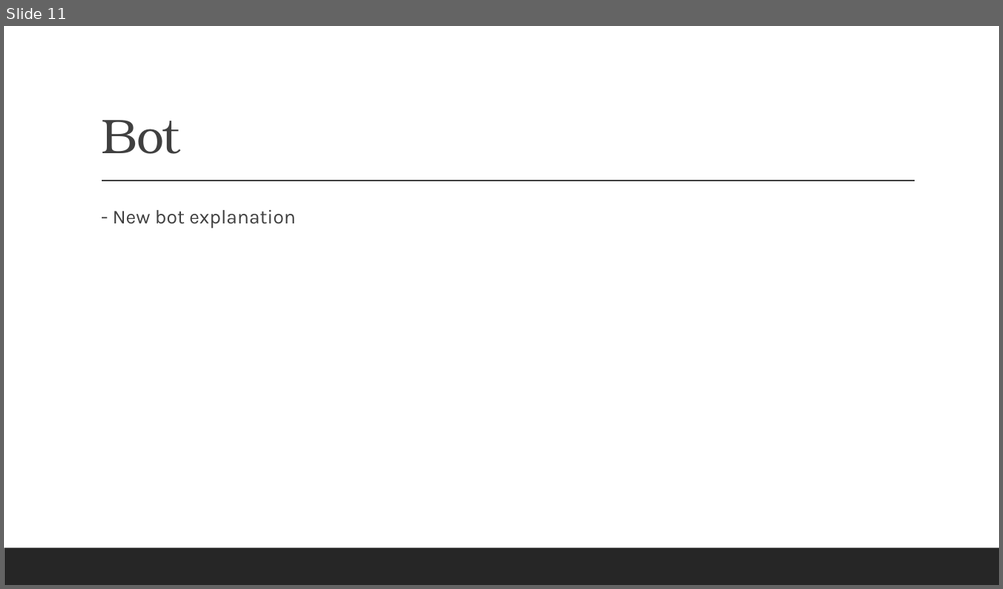
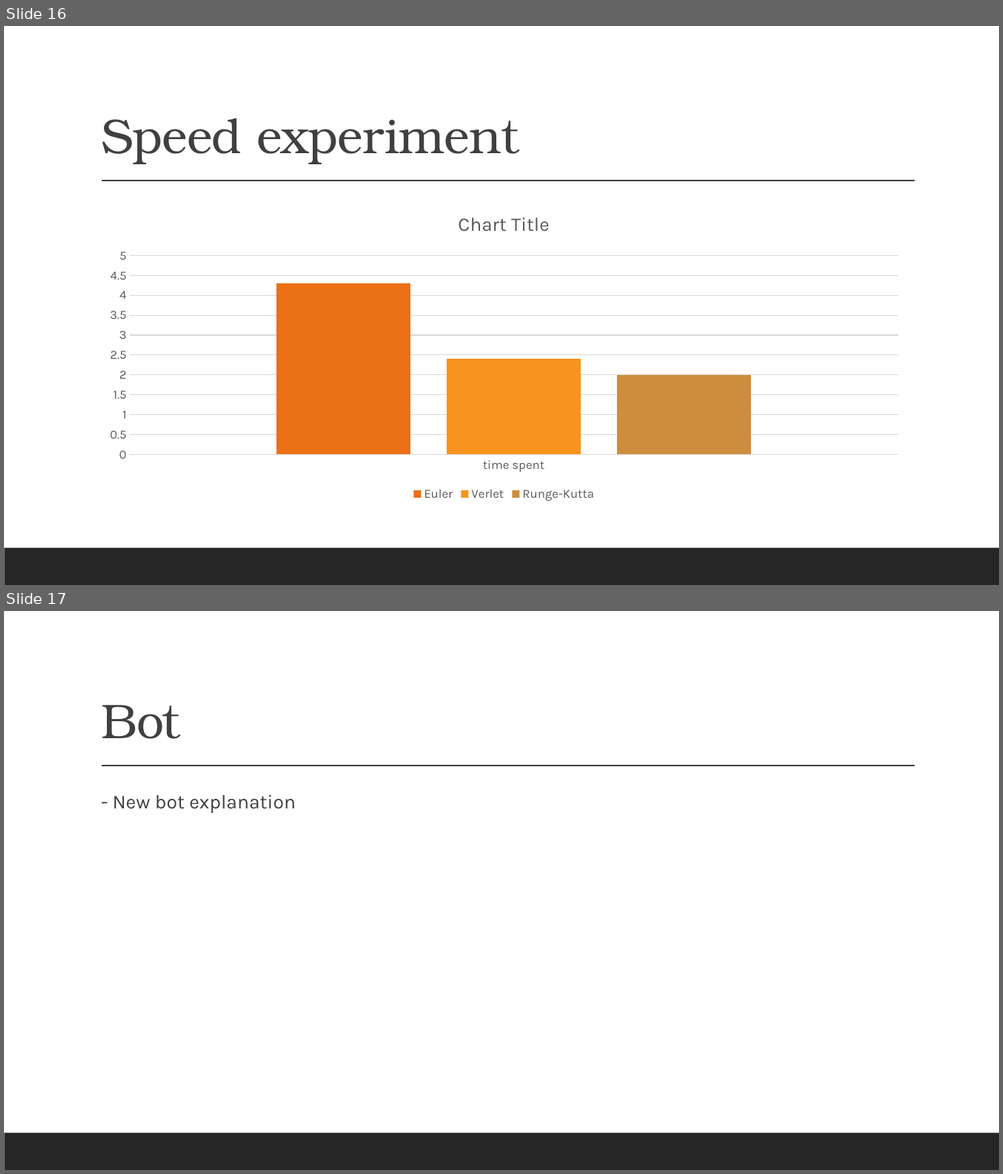
Before and after one commit to renesteeman/Project1-2_Group4, a slide deck: 04-PresentationThirdPhase.pptx. Shown one above the other, each under a label of ours: slide 11 before the commit, slides 16 and 17 after it. The pictures are 1003x589 and 1003x1174 pixels, drawn with LibreOffice and Linux fonts; fonts in the diff are those of the drawing. Boxes give left, top, right and bottom in pixels: in the first picture for what was removed or moved away, otherwise in the second. Text is boxed around its words. In the diff, an @@ line names an element or a change of style, - is before the commit and + after.

```diff
--- a/04-PresentationThirdPhase.pptx
+++ b/04-PresentationThirdPhase.pptx
@@ slide 16 added at box(4, 26, 999, 585), background #FFFFFF; not listed: 2 template elements that a slide beside it also shows @@
@@ title added at box(101, 118, 519, 164), 47 pt, text #404040 @@
+Speed experiment
@@ column chart added at box(94, 198, 914, 505) @@
+categories: time spent
+Euler: 4.3
+Verlet: 2.4
+Runge-Kutta: 2
@@ what was slide 11 is now slide 17 @@
```
Also in this commit, not shown: 7 other slides added, 2 slides removed.
